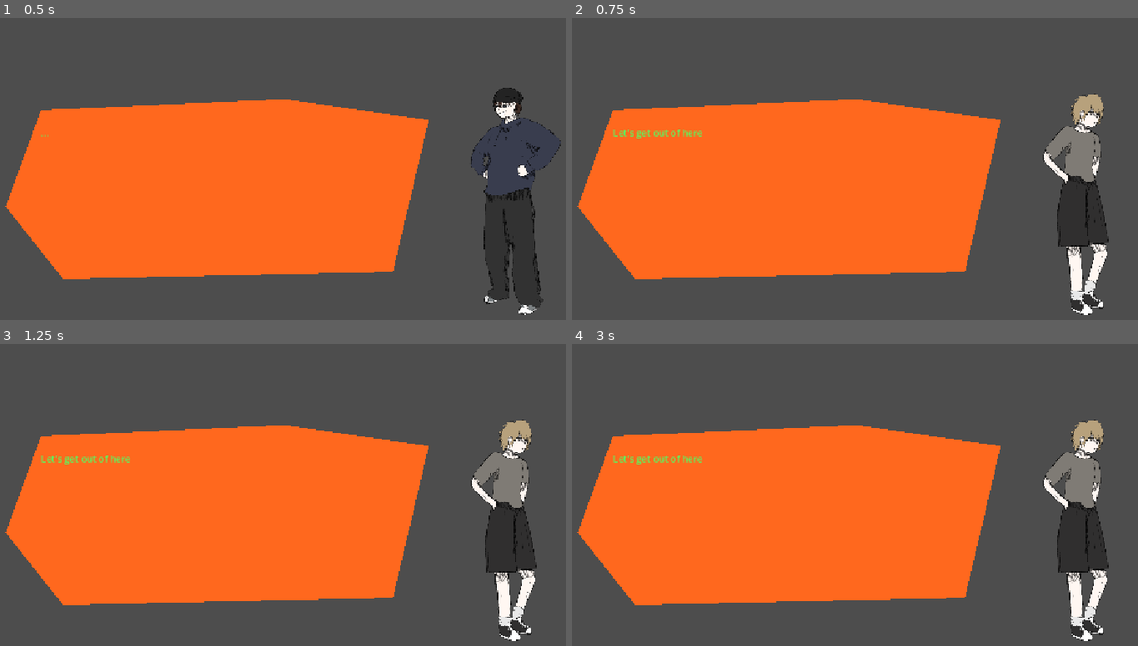
Above: before the commit, frames 1-4 (two rows, left to right).
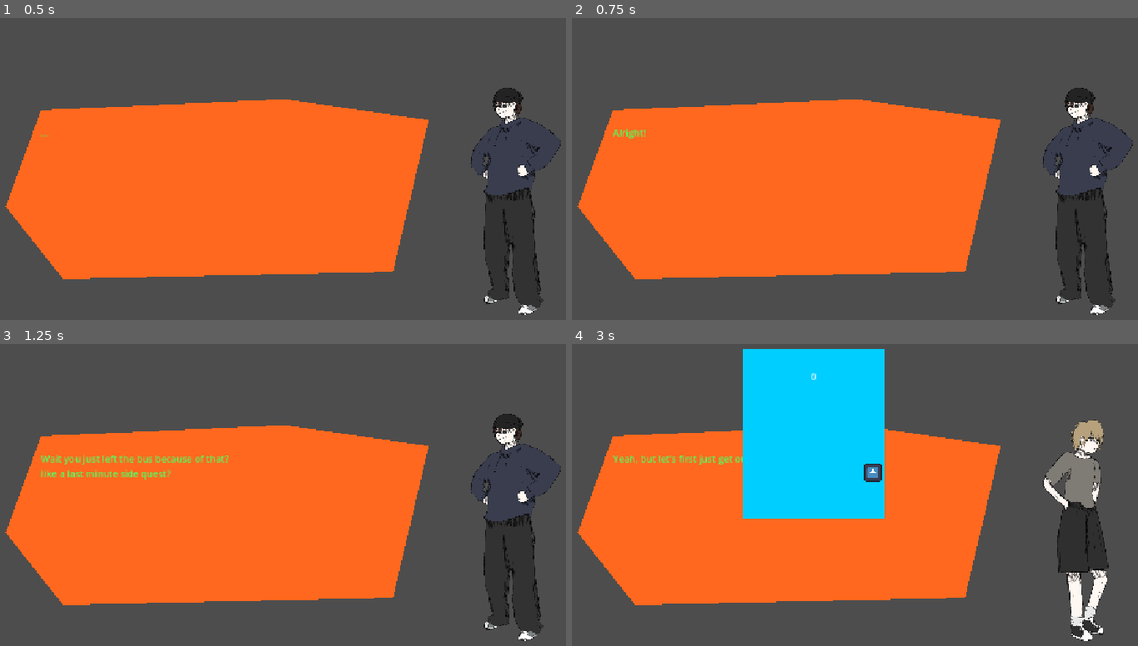
Above: after the commit, the same moments.

Repository: JefreyTheSquirrl/Last-Minute-Hiking
Game: Godot game, scene res://Scenes/talking_scene.tscn
Same seed, same stepped clock (60 frames per second), same inputs: the game is played once before the commit and once after it. Before the commit the project has no main scene; this scene is started directly in both runs. The engine's default icon, where the game draws it, is replaced by a stand-in: a white triangle on a blue panel in a dark square.
Inputs:
- Up to frame 1 (0.5 s): no input
- Up to frame 2 (0.75 s): tap Enter (ui_accept) at 0.5, 0.6 s; hold Right (ui_right) from 0.53 s (still down)
- Up to frame 3 (1.25 s): keep holding Right (ui_right); tap Enter (ui_accept) at 0.77, 1.07 s
- Up to frame 4 (3 s): release Right (ui_right) at 1.28 s; hold Left (ui_left) 1.28-2.03 s; tap Enter (ui_accept) at 1.35, 1.52, 1.82, 2.1, 2.75, 2.85 s; hold Right (ui_right) from 2.03 s (still down)

Frame 1 is identical in both runs. In frame 2, 4.7% of the frame differs, in the area x 7-100%, y 23-99%; in frame 3, 5.3%; in frame 4, 14%, in the area x 7-56%, y 1-58%.

Commit message:
Finished the second mini Game, and implemented the first into the actual game

Diff:
--- a/Code/enemy_subway_surfers.gd
+++ b/Code/enemy_subway_surfers.gd
@@ -12,7 +12,7 @@
 
 # Called every frame. 'delta' is the elapsed time since the previous frame.
 func _process(delta: float) -> void:
-	position.y += 350 * delta
+	position.y += 330 * delta
 
 
 func _on_area_entered(area: Area2D) -> void:
--- a/Code/main_text.gd
+++ b/Code/main_text.gd
@@ -18,8 +18,34 @@
 
 func talkProgress():
 	if Global.textProgress == 1:
-			text = "Let's get out of here"
-			sprite = "Harrow"
-	if Input.is_action_just_pressed("ui_accept"):
+		text = "Let's get out of here"
+		sprite = "Harrow"
+	if Global.textProgress == 2:
+		text = "Alright!"
+		sprite = "Tony"
+	if Global.textProgress == 3:
+		text = "Ugh! I hate taking the bus from school."
+		sprite = "Harrow"
+	if Global.textProgress == 4:
+		text = "Wait you just left the bus because of that?
+		like a last minute side quest?"
+		sprite = "Tony"
+	if Global.textProgress == 5:
+		text = "You could call it that.
+		I honestly just wanted to go on a walk."
+		sprite = "Harrow"
+	if Global.textProgress == 6:
+		text = "It's been so long since we last did that!"
+	if Global.textProgress == 7:
+		text = "True, so we're just headed home from here, right?"
+		sprite = "Tony"
+	if Global.textProgress == 8:
+		text = "Yeah, but let's first just get out of this city!"
+		sprite = "Harrow"
+	if Global.textProgress == 9:
+		$SubwaySurferGame.set_visible(true)
+	if Global.textProgress == 10:
+		text = "We finally made it out of there!"
+	if Input.is_action_just_pressed("ui_accept") and Global.textProgress != 9:
 		print(Global.textProgress)
 		Global.textProgress += 1
--- /dev/null
+++ b/Code/point_click_game.gd
@@ -0,0 +1,39 @@
+extends Sprite2D
+
+var score = 0
+var foxAppeared = false
+var startedTimer = false
+
+# Called when the node enters the scene tree for the first time.
+func _ready() -> void:
+	pass # Replace with function body.
+
+
+# Called every frame. 'delta' is the elapsed time since the previous frame.
+func _process(delta: float) -> void:
+	$Score.text = str(score)
+	spawnFox()
+	if score == 9:
+		startedTimer = false
+	if score > 9 and !startedTimer:
+		startedTimer = true
+		$FuchsiDespawnTimer.start()
+	if score == 15:
+		queue_free()
+		Global.textProgress += 1
+
+func spawnFox():
+	if !foxAppeared:
+		$Fuchsi.position = Vector2(randi_range(-256, 256), randi_range(-128, 128))
+		foxAppeared = true
+
+func _on_fuchsi_pressed() -> void:
+	foxAppeared = false
+	score += 1
+
+
+func _on_fox_despawn_timer_timeout() -> void:
+	$FuchsiDespawnTimer.start()
+	if score > 9 and startedTimer:
+		foxAppeared = false
+		score -= 1
--- a/Code/subway_surfer_game.gd
+++ b/Code/subway_surfer_game.gd
@@ -3,6 +3,7 @@
 @export var Mob: PackedScene
 var score = 0
 var canScore = true
+var startedGame = false
 
 # Called when the node enters the scene tree for the first time.
 func _ready() -> void:
@@ -11,14 +12,19 @@
 
 # Called every frame. 'delta' is the elapsed time since the previous frame.
 func _process(delta: float) -> void:
+	if Global.textProgress == 9 and !startedGame:
+		startedGame = true
+		$MobTimer.start()
 	$Label.text = str(score)
 	gameWin(score)
 
 func gameWin(score):
 	if score == 10:
+		Global.textProgress += 1
 		queue_free()
 
 func _on_mob_timer_timeout() -> void:
+	$MobTimer.start()
 	$MobPath/MobSpawnLocation.set_progress(randi() % 380)
 	var mob = Mob.instantiate()
 	add_child(mob)
--- a/Scenes/enemy_subway_surfers.tscn
+++ b/Scenes/enemy_subway_surfers.tscn
@@ -26,6 +26,7 @@
 size = Vector2(57, 56)
 
 [node name="EnemySubwaySurfers" type="Area2D" unique_id=1226795800]
+scale = Vector2(0.875, 0.875)
 script = ExtResource("1_ommal")
 
 [node name="AnimatedSprite2D" type="AnimatedSprite2D" parent="." unique_id=1670103885]
--- /dev/null
+++ b/Scenes/point_click_game.tscn
@@ -0,0 +1,28 @@
+[gd_scene format=3 uid="uid://dctolsly4r8uh"]
+
+[ext_resource type="Texture2D" uid="uid://cpq1k0bbo88tx" path="res://Art/BackgroundLevel.png" id="1_5unvv"]
+[ext_resource type="Script" uid="uid://brwtk5owoglgl" path="res://Code/point_click_game.gd" id="2_o54s0"]
+[ext_resource type="Texture2D" uid="uid://dbs871aa6cft8" path="res://icon.svg" id="3_vrhro"]
+
+[node name="PointAndClickGame" type="Sprite2D" unique_id=1479434377]
+scale = Vector2(0.5, 0.5)
+texture = ExtResource("1_5unvv")
+script = ExtResource("2_o54s0")
+metadata/_edit_group_ = true
+
+[node name="Score" type="Label" parent="." unique_id=2073745388]
+offset_left = -5.0000005
+offset_top = -155.35
+offset_right = 4.9999995
+offset_bottom = -132.35
+text = "0"
+
+[node name="Fuchsi" type="TextureButton" parent="." unique_id=1145447144]
+scale = Vector2(0.36, 0.36)
+texture_normal = ExtResource("3_vrhro")
+
+[node name="FuchsiDespawnTimer" type="Timer" parent="." unique_id=873566187]
+wait_time = 1.5
+
+[connection signal="pressed" from="Fuchsi" to="." method="_on_fuchsi_pressed"]
+[connection signal="timeout" from="FuchsiDespawnTimer" to="." method="_on_fox_despawn_timer_timeout"]
--- a/Scenes/subway_surfer_game.tscn
+++ b/Scenes/subway_surfer_game.tscn
@@ -34,7 +34,6 @@
 progress = 397.51
 
 [node name="MobTimer" type="Timer" parent="." unique_id=1279312361]
-autostart = true
 
 [node name="KillZone" type="Area2D" parent="." unique_id=268683219 groups=["KillZone"]]
 
@@ -53,7 +52,7 @@
 [node name="Player" type="Area2D" parent="." unique_id=1482757835]
 position = Vector2(121, 213)
 script = ExtResource("3_dilya")
-speed = 300
+speed = 350
 metadata/_edit_group_ = true
 
 [node name="Sprite2D" type="Sprite2D" parent="Player" unique_id=752839200]
--- a/Scenes/talking_scene.tscn
+++ b/Scenes/talking_scene.tscn
@@ -2,6 +2,8 @@
 
 [ext_resource type="Texture2D" uid="uid://bujiprtr1d0lm" path="res://Art/Harrow.png" id="1_0lql1"]
 [ext_resource type="Texture2D" uid="uid://csn3quwl25dx8" path="res://Art/Tony.png" id="2_45xcu"]
+[ext_resource type="PackedScene" uid="uid://b2hitfg75m46b" path="res://Scenes/subway_surfer_game.tscn" id="2_ua26s"]
+[ext_resource type="PackedScene" uid="uid://dctolsly4r8uh" path="res://Scenes/point_click_game.tscn" id="3_4vxhd"]
 [ext_resource type="Script" uid="uid://di40gncyjb0k" path="res://Code/main_text.gd" id="3_ua26s"]
 
 [sub_resource type="SpriteFrames" id="SpriteFrames_4e5nk"]
@@ -45,3 +47,14 @@
 offset_right = 804.0
 offset_bottom = 512.0
 text = "..."
+
+[node name="PointAndClickGame" parent="." unique_id=1479434377 instance=ExtResource("3_4vxhd")]
+visible = false
+position = Vector2(563, 282)
+
+[node name="SubwaySurferGame" parent="." unique_id=809947394 instance=ExtResource("2_ua26s")]
+visible = false
+offset_left = 411.0
+offset_top = 119.0
+offset_right = 655.0
+offset_bottom = 413.0
--- a/project.godot
+++ b/project.godot
@@ -11,6 +11,7 @@
 [application]
 
 config/name="Last Minute Hiking"
+run/main_scene="uid://bdm88o2e34o24"
 config/features=PackedStringArray("4.7", "Forward Plus")
 config/icon="res://icon.svg"
 
Binary file added: Art/BackgroundLevel.png
Not shown, added: Art/BackgroundLevel.png.import
Not shown, added: Code/point_click_game.gd.uid
